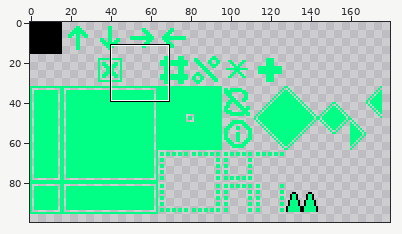
One commit to this sprite sheet: Assets/Sprites/tileset.png. The picture above shows the old version from afar; the outline marks the close-up.
Close-up. Before:
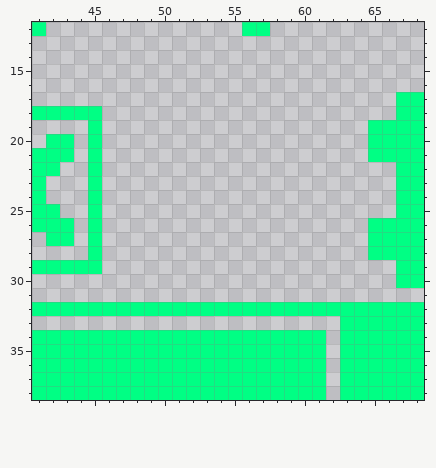
The file is 256x256 pixels. Colours within 5 levels of each other are drawn and written as one. Shown: x 41..68, y 12..38. The wide view leaves out empty margins.
Now the later version:
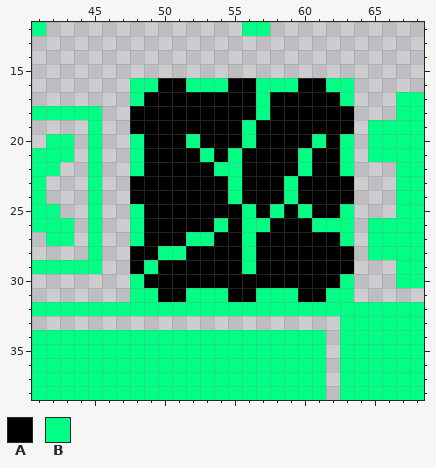
Palette (. is transparent): A #000000  B #00ff84
Commit: Add new Breakable block sprite
Diff:
{"y":16,"x":48,"old":"................","new":"BBAABBBAABBBAABB"}
{"y":17,"x":48,"old":"................","new":"BAAAAAAAABAAAAAB"}
{"y":18,"x":48,"old":"................","new":"AAAAAAAAABAAAAAA"}
{"y":19,"x":48,"old":"................","new":"AAAAAAAABAAAAAAA"}
{"y":20,"x":48,"old":"................","new":"BAAABAAABAAAABAB"}
{"y":21,"x":48,"old":"................","new":"BAAAABABAAAABAAB"}
{"y":22,"x":48,"old":"................","new":"BAAAAABBAAAABAAB"}
{"y":23,"x":48,"old":"................","new":"AAAAAAABAAABAAAA"}
{"y":24,"x":48,"old":"................","new":"AAAAAAABAAABAAAA"}
{"y":25,"x":48,"old":"................","new":"BAAAAAAABABABAAB"}
{"y":26,"x":48,"old":"................","new":"BAAAAABABBAAABBB"}
{"y":27,"x":48,"old":"................","new":"BAAABBAABAAAAAAB"}
{"y":28,"x":48,"old":"................","new":"AABBAAAABAAAAAAA"}
{"y":29,"x":48,"old":"................","new":"ABAAAAAABAAAAAAA"}
{"y":30,"x":48,"old":"................","new":"BAAAAAAAAAAAAAAB"}
{"y":31,"x":48,"old":"................","new":"BBAABBBAABBBAABB"}
